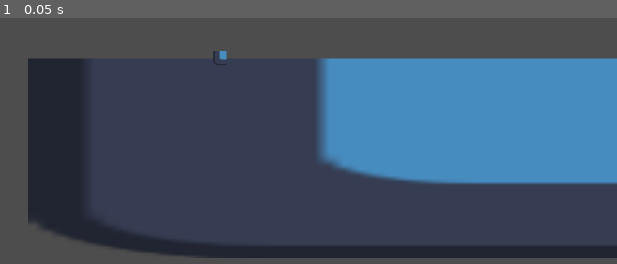
Above: before the commit, frame 1.
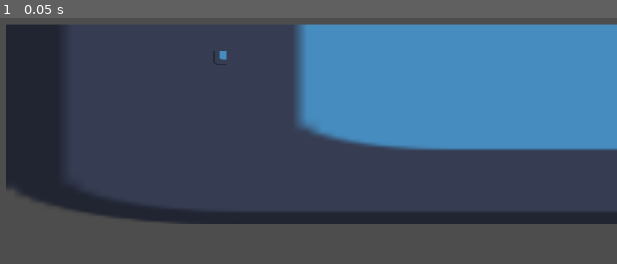
Above: after the commit, the same moment.

Repository: RichardPolivka/cs-final-project-2025
Game: Godot game, scene res://level_1.tscn
The game is run twice, just before and just after one commit, with the same random seed, the same clock (stepped at 60 frames per second) and the same inputs. The project has no main scene, so this scene is started directly. The engine's default icon, where the game draws it, is replaced by a stand-in: a white triangle on a blue panel in a dark square.
Inputs:
- Up to frame 1 (0.05 s): no input

The runs differ from the first frame. In frame 1, 31% of the frame differs, in the area x 0-100%, y 2-98%.

Commit message:
Update level_1.tscn

Diff:
--- a/new-game-project/level_1.tscn
+++ b/new-game-project/level_1.tscn
@@ -1,9 +1,12 @@
-[gd_scene load_steps=4 format=3 uid="uid://2gea0ojub4pl"]
+[gd_scene load_steps=5 format=3 uid="uid://2gea0ojub4pl"]
 
 [ext_resource type="Texture2D" uid="uid://b2wjw3qa15h2u" path="res://icon.svg" id="1_3hls8"]
 [ext_resource type="PackedScene" uid="uid://cj0mypsw42kya" path="res://player.tscn" id="2_hbghi"]
 
 [sub_resource type="BoxMesh" id="BoxMesh_hbghi"]
+
+[sub_resource type="RectangleShape2D" id="RectangleShape2D_hbghi"]
+size = Vector2(2.16142, 3.87175)
 
 [node name="level1" type="Node2D"]
 
@@ -13,4 +16,10 @@
 mesh = SubResource("BoxMesh_hbghi")
 texture = ExtResource("1_3hls8")
 
+[node name="CollisionShape2D" type="CollisionShape2D" parent="MeshInstance2D"]
+position = Vector2(-0.0525151, -0.268631)
+scale = Vector2(1, 1)
+shape = SubResource("RectangleShape2D_hbghi")
+
 [node name="player" parent="." instance=ExtResource("2_hbghi")]
+position = Vector2(32, 49)
